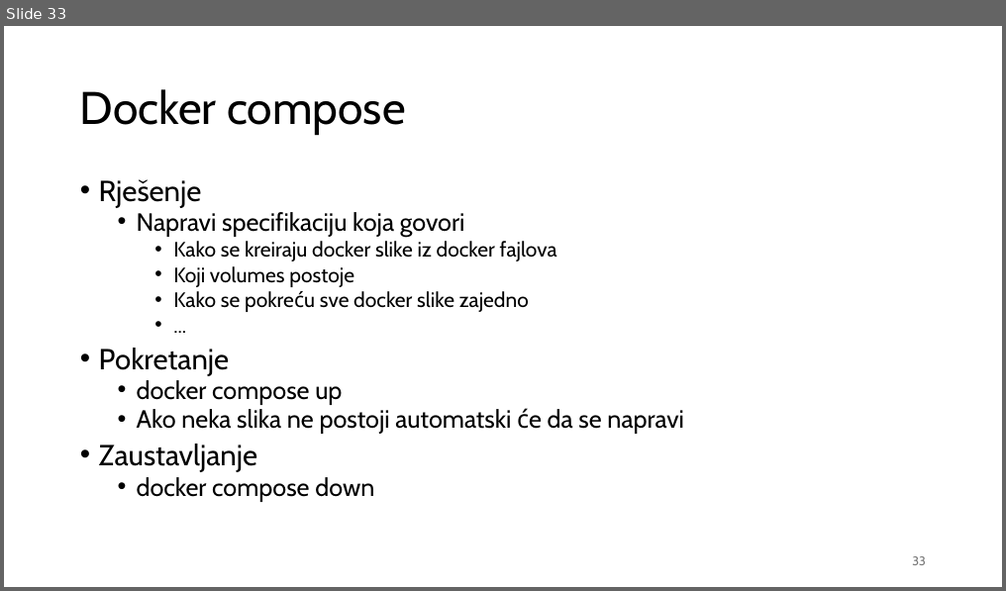
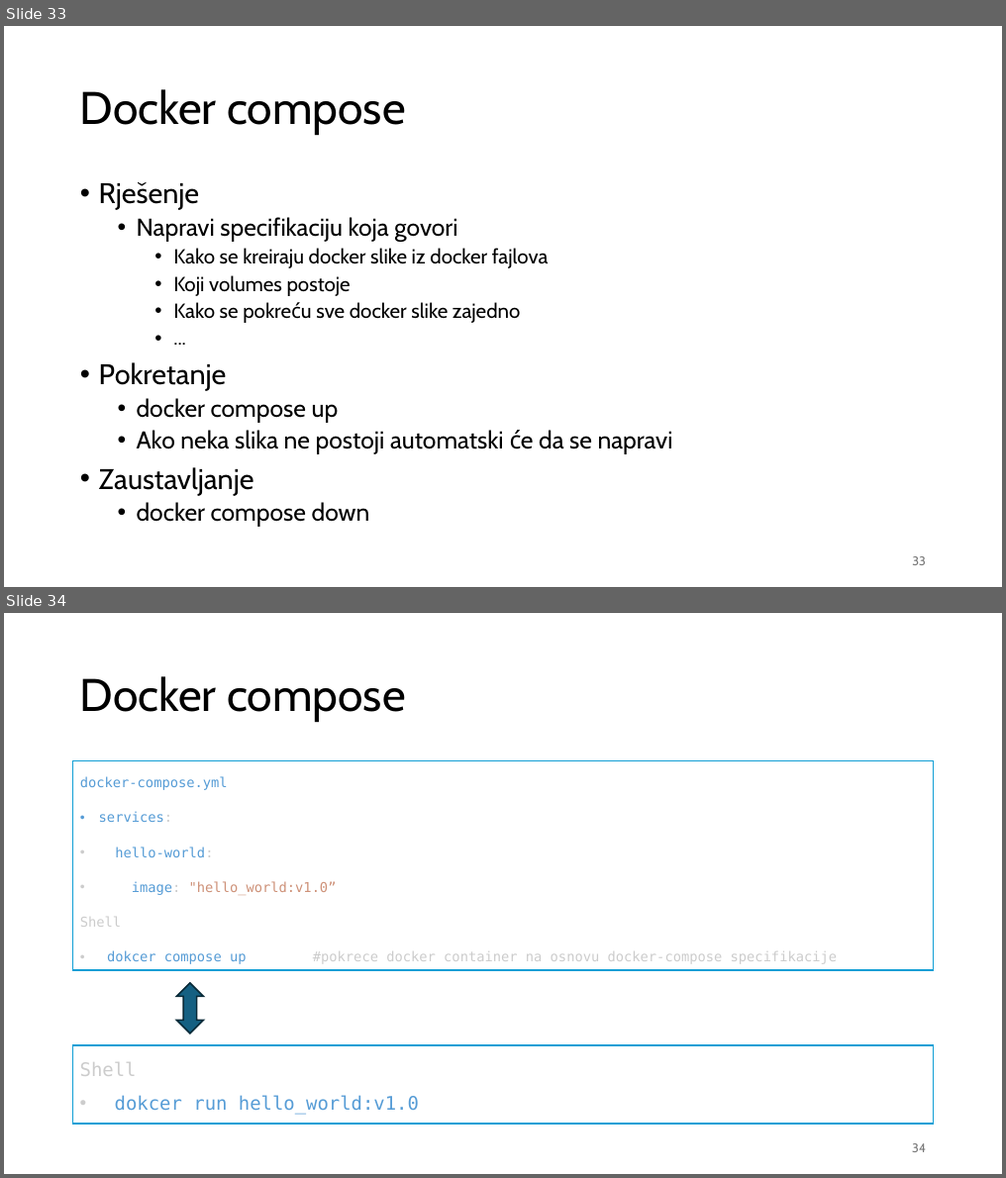
Before and after one commit to nnMan1/operativni_sistemi_2024, a slide deck: Materijali/docker/Docker.pptx. Shown one above the other, each under a label of ours: slide 33 before the commit, slides 33 and 34 after it. The pictures are 1006x591 and 1006x1178 pixels, drawn with LibreOffice and Linux fonts; fonts in the diff are those of the drawing. Boxes give left, top, right and bottom in pixels: in the first picture for what was removed or moved away, otherwise in the second. Text is boxed around its words. In the diff, an @@ line names an element or a change of style, - is before the commit and + after.

```diff
--- a/Materijali/docker/Docker.pptx
+++ b/Materijali/docker/Docker.pptx
@@ slide 34 added at (4,613,1002,1174), background #FFFFFF @@
@@ title added at (80,676,406,722), 44 pt, text #000000 @@
+Docker compose
@@ rectangle added at (73,761,934,970), outline #0F9ED5 1.5 pt @@
@@ text added at (80,776,838,964), 13.1 pt, text #CCCCCC @@
+docker-compose.yml
+• services:
+• hello-world:
+• image: "hello_world:v1.0”
+Shell
+• dokcer compose up #pokrece docker container na osnovu docker-compose specifikacije
@@ up down arrow added at (177,983,204,1034), fill #156082, outline #092A38 1.5 pt @@
@@ rectangle added at (73,1046,934,1124), outline #0F9ED5 1.5 pt @@
@@ text added at (80,1062,419,1115), 18 pt, text #569CD6 @@
+Shell
+• dokcer run hello_world:v1.0
@@ page number added at (912,1144,926,1153), 12 pt, text #797979 @@
+34
@@ slide 33 changed as well @@
@@ text "Rješenje" at (99,182,673,527): size 28 to 27.4 pt in "Rješenje", "Pokretanje", "Zaustavljanje"; size 24 to 23.5 pt in "Napravi specifikaciju koja govori", "docker compose up", "Ako neka slika ne postoji automatski će ...", "docker compose down"; size 20 to 19.6 pt in "Kako se kreiraju docker slike iz docker ...", "Koji volumes postoje", "Kako se pokreću sve docker slike zajedno", "..."; line spacing 0.8 to 0.9 @@
```
Also in this commit, not shown: 20 other slides changed, 10 other slides added, 1 slide removed.
